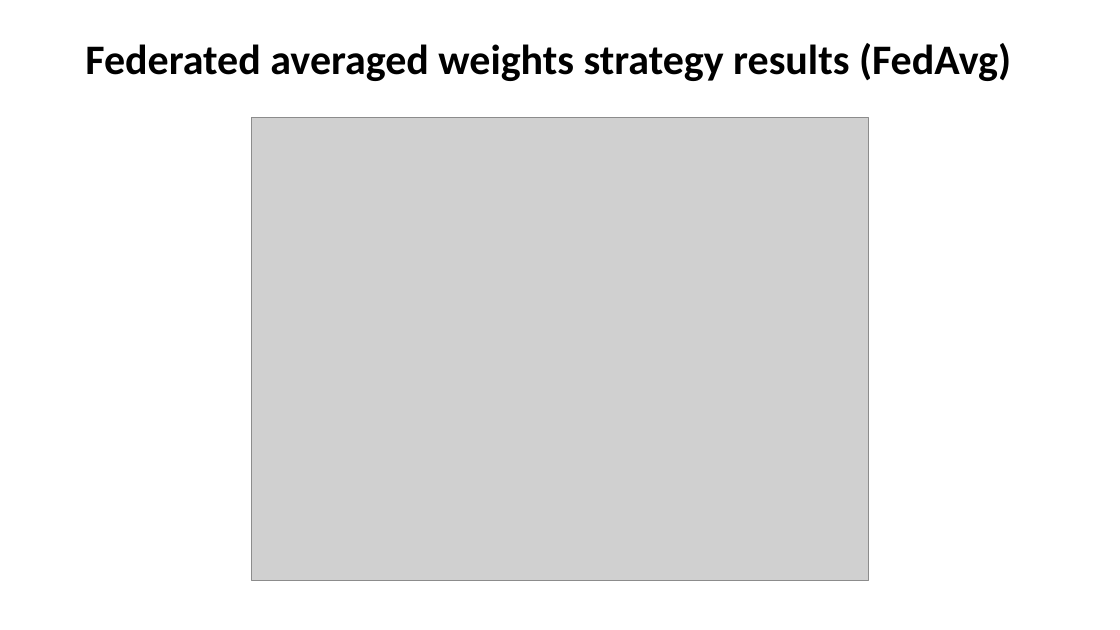
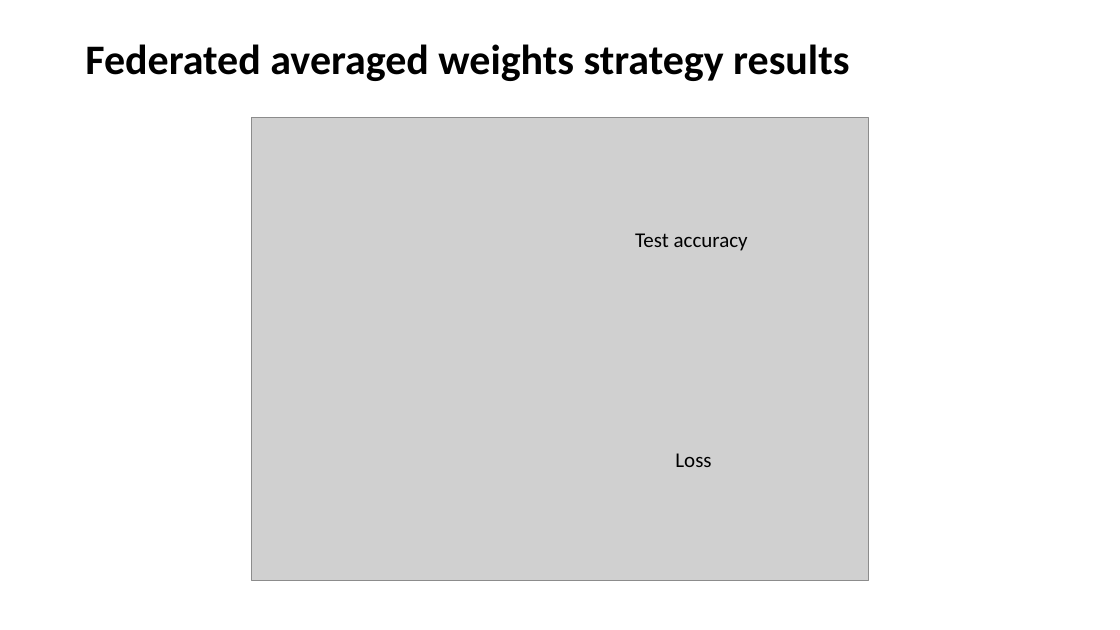
Before and after one commit to StatCan/UN-PML-Pilot, a slide deck: slide 10 of docs/UNECE-IPP-Private-ML.pptx. Drawn at 1120x630 pixels with LibreOffice and Linux fonts; fonts in the diff are those of the drawing; grey boxes stand for pictures. Boxes give left, top, right and bottom in pixels: in the first picture for what was removed or moved away, otherwise in the second. Text is boxed around its words. In the diff, an @@ line names an element or a change of style, - is before the commit and + after.

Commit message:
Fixed typos in presentation

```diff
--- a/docs/UNECE-IPP-Private-ML.pptx
+++ b/docs/UNECE-IPP-Private-ML.pptx
@@ title at box(85, 44, 849, 81): text changed @@
-Federated averaged weights strategy results (FedAvg)
+Federated averaged weights strategy results
@@ text added at box(635, 233, 748, 251), 18 pt, text #000000 @@
+Test accuracy
@@ text added at box(675, 453, 711, 467), 18 pt, text #000000 @@
+Loss
```
Also in this commit, not shown: 2 other slides changed, 1 slide added, 2 slides removed, 1 other file.
